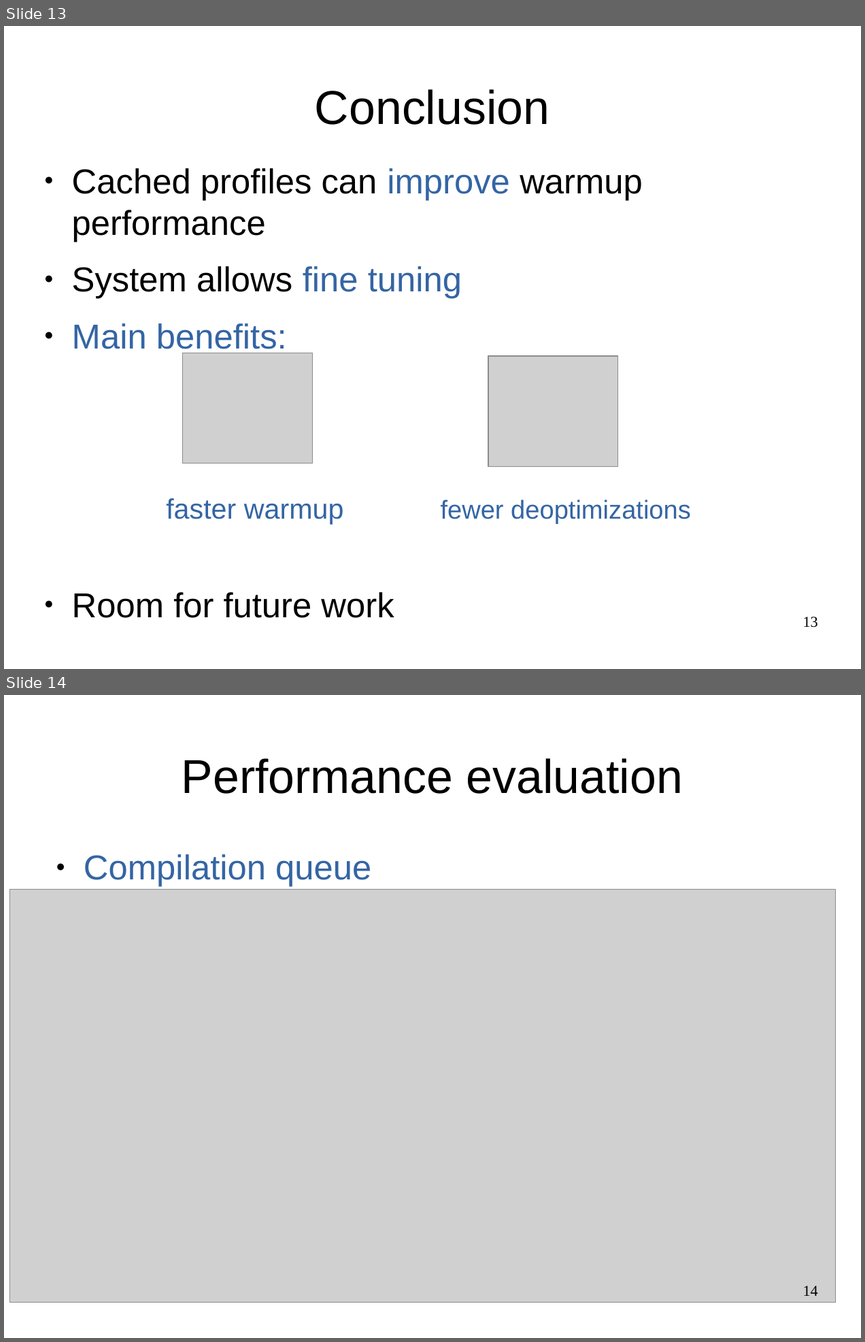
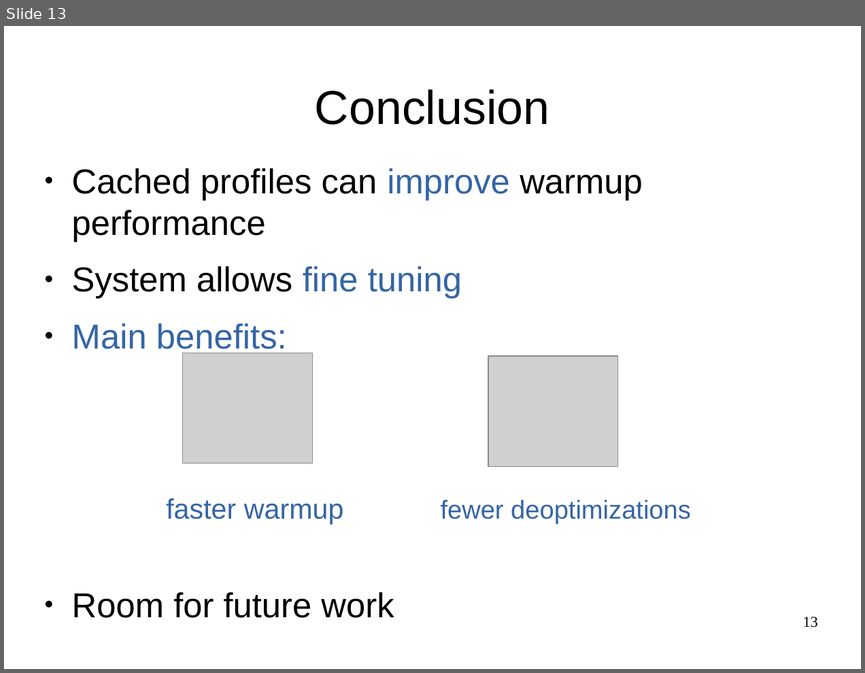
Before and after one commit to mohlerm/hotspot, a slide deck: presentation/profile_caching_mohlerm_presentation.odp. Shown one above the other, each under a label of ours: slides 13 and 14 before the commit, slide 13 after it. The pictures are 865x1342 and 865x673 pixels, drawn with LibreOffice and Linux fonts; fonts in the diff are those of the drawing; grey boxes stand for pictures. Boxes give left, top, right and bottom in pixels: in the first picture for what was removed or moved away, otherwise in the second. Text is boxed around its words. In the diff, an @@ line names an element or a change of style, - is before the commit and + after.

```diff
--- a/presentation/profile_caching_mohlerm_presentation.odp
+++ b/presentation/profile_caching_mohlerm_presentation.odp
@@ slide 14 removed at <box>4,695,861,1338</box>, background #FFFFFF @@
@@ title removed at <box>181,758,683,794</box> @@
-Performance evaluation
@@ text removed at <box>84,854,371,887</box> @@
-● Compilation queue
@@ picture removed at <box>10,889,836,1302</box> @@
@@ page number removed at <box>803,1285,818,1295</box> @@
-14
```
Also in this commit, not shown: 2 slides changed, 4 slides added, 4 other files.
